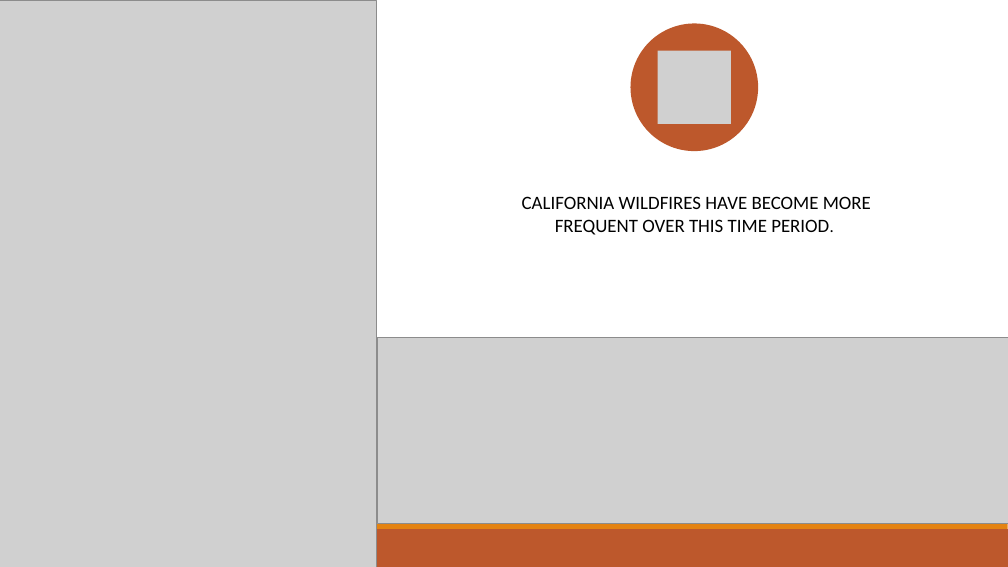
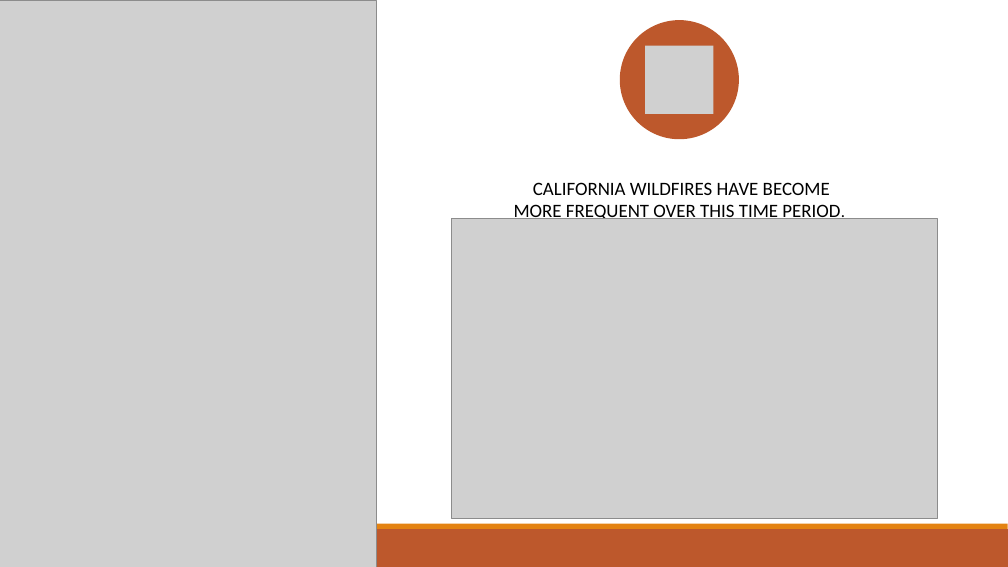
Before and after one commit to MThorpester/California-Wildfires, a slide deck: slide 7 of Margaret/Project Docs/CA Wildfire Dashboard Pres.pptx (slide 8 before the commit). Drawn at 1008x567 pixels with LibreOffice and Linux fonts; fonts in the diff are those of the drawing; grey boxes stand for pictures. Boxes give left, top, right and bottom in pixels: in the first picture for what was removed or moved away, otherwise in the second. Text is boxed around its words. In the diff, an @@ line names an element or a change of style, - is before the commit and + after.

```diff
--- a/Margaret/Project Docs/CA Wildfire Dashboard Pres.pptx
+++ b/Margaret/Project Docs/CA Wildfire Dashboard Pres.pptx
@@ ellipse resized from (x1=631, y1=23, x2=758, y2=151) to (x1=620, y1=20, x2=740, y2=140) @@
@@ picture resized from (x1=658, y1=51, x2=731, y2=124) to (x1=645, y1=45, x2=713, y2=113) @@
@@ text "CALIFORNIA WILDFIRES HAVE BECOME MORE ..." rewrapped from (x1=522, y1=196, x2=871, y2=235) to (x1=514, y1=182, x2=840, y2=219) @@
@@ picture resized from (x1=377, y1=338, x2=1008, y2=524) to (x1=451, y1=219, x2=937, y2=519) @@
```
Also in this commit, not shown: 8 other slides changed, 1 slide removed, 8 other files.
